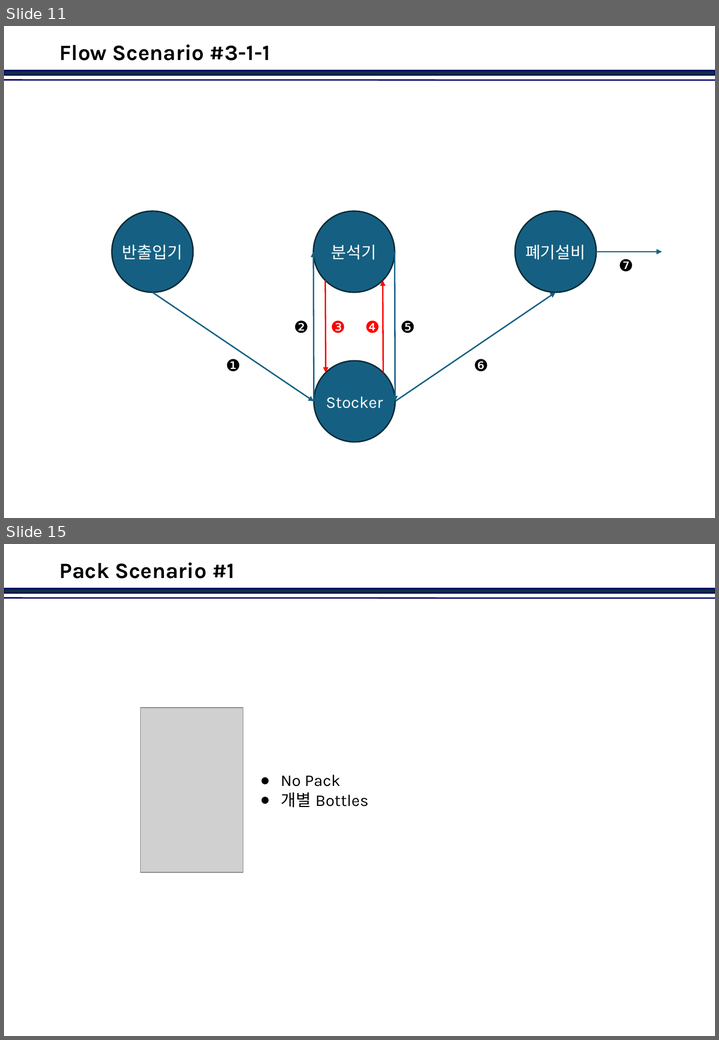
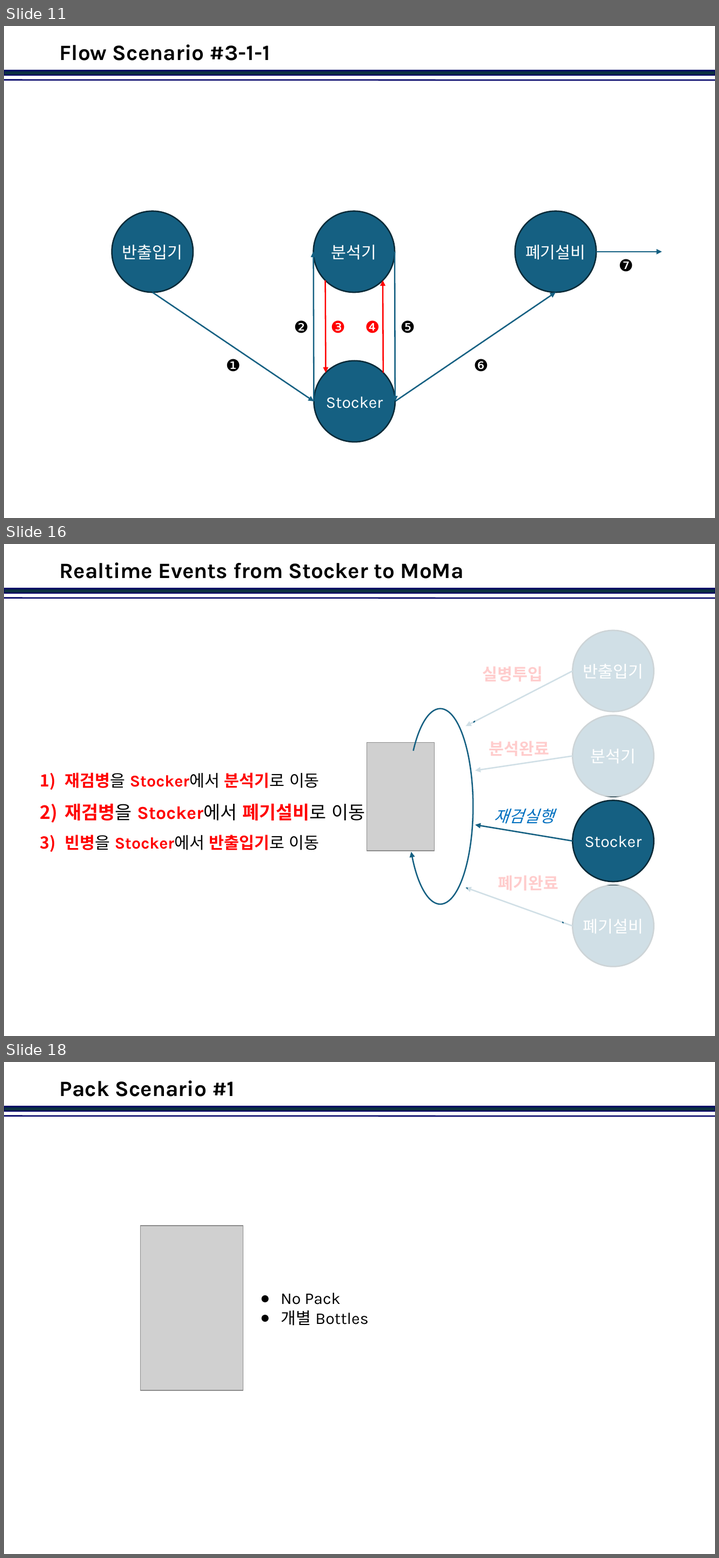
Before and after one commit to jinkabpark/SamickThk_Analysis, a slide deck: 허종원/Travel Scenario.pptx. Shown one above the other, each under a label of ours: slides 11 and 15 before the commit, slides 11, 16 and 18 after it; the slides between them are not shown. The pictures are 719x1040 and 719x1558 pixels, drawn with LibreOffice and Linux fonts; fonts in the diff are those of the drawing; grey boxes stand for pictures; background and template pictures are left out. Boxes give left, top, right and bottom in pixels: in the first picture for what was removed or moved away, otherwise in the second. Text is boxed around its words. In the diff, an @@ line names an element or a change of style, - is before the commit and + after.

```diff
--- a/허종원/Travel Scenario.pptx
+++ b/허종원/Travel Scenario.pptx
@@ slide 16 added at box(4, 544, 715, 1036), background #FFFFFF; not listed: 2 template elements that a slide beside it also shows @@
@@ title added at box(60, 562, 464, 579), 24 pt, text #000000, bold @@
+Realtime Events from Stocker to MoMa
@@ rectangle added at box(475, 623, 664, 797), fill #FFFFFF at 80% opacity @@
@@ ellipse added at box(572, 630, 654, 712), fill #156082, outline #092A39 1.5 pt, 18 pt, text #FFFFFF @@
+반출입기
@@ arrow added from (572, 671) to (466, 727), #156082 1.5 pt @@
@@ text added at box(482, 667, 543, 681), 18 pt, text #FF0000, bold @@
+실병투입
@@ arc (boxed as its full ellipse) added at box(407, 709, 473, 904), outline #156082 1.5 pt @@
@@ rectangle added at box(466, 707, 473, 737), fill #FFFFFF at 80% opacity @@
@@ ellipse added at box(572, 715, 654, 797), fill #156082, outline #092A39 1.5 pt, 18 pt, text #FFFFFF @@
+분석기
@@ picture added at box(367, 742, 434, 850) @@
@@ text added at box(489, 741, 549, 756), 18 pt, text #FF0000, bold @@
+분석완료
@@ arrow added from (572, 756) to (475, 770), #156082 1.5 pt @@
@@ text added at box(65, 772, 365, 850), 18 pt, text #FF0000, bold @@
+1) 재검병을 Stocker에서 분석기로 이동
+2) 재검병을 Stocker에서 폐기설비로 이동
+3) 빈병을 Stocker에서 반출입기로 이동
@@ ellipse added at box(572, 800, 654, 882), fill #156082, outline #092A39 1.5 pt, 18 pt, text #FFFFFF @@
+Stocker
@@ text added at box(493, 809, 554, 824), 18 pt, text #0070C0, italic @@
+재검실행
@@ arrow added from (572, 841) to (475, 825), #156082 1.5 pt @@
@@ rectangle added at box(468, 870, 562, 934), fill #FFFFFF at 80% opacity @@
@@ text added at box(498, 876, 559, 890), 18 pt, text #FF0000, bold @@
+폐기완료
@@ arrow added from (572, 926) to (466, 888), #156082 1.5 pt @@
@@ rectangle added at box(564, 885, 664, 971), fill #FFFFFF at 80% opacity @@
@@ ellipse added at box(572, 885, 654, 967), fill #156082, outline #092A39 1.5 pt, 18 pt, text #FFFFFF @@
+폐기설비
@@ what was slide 15 is now slide 18 @@
```
Also in this commit, not shown: 3 slides changed, 2 other slides added.
